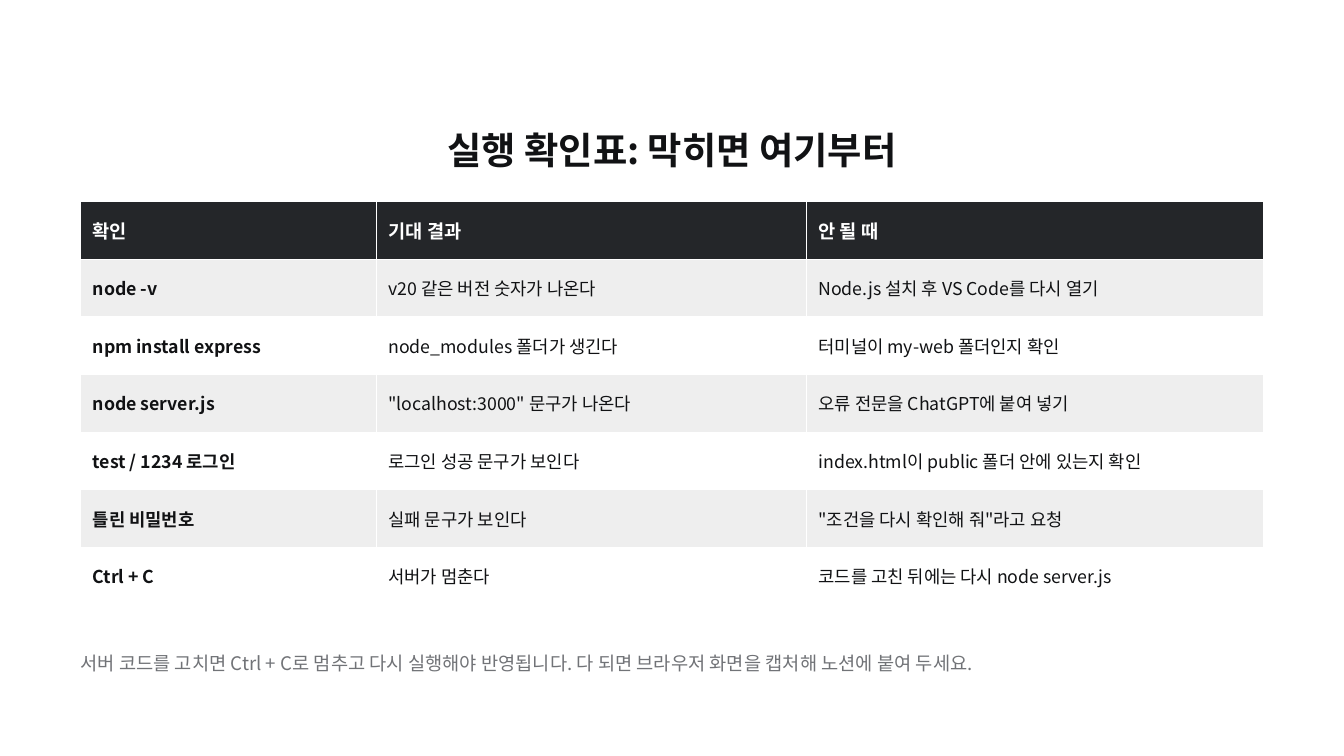
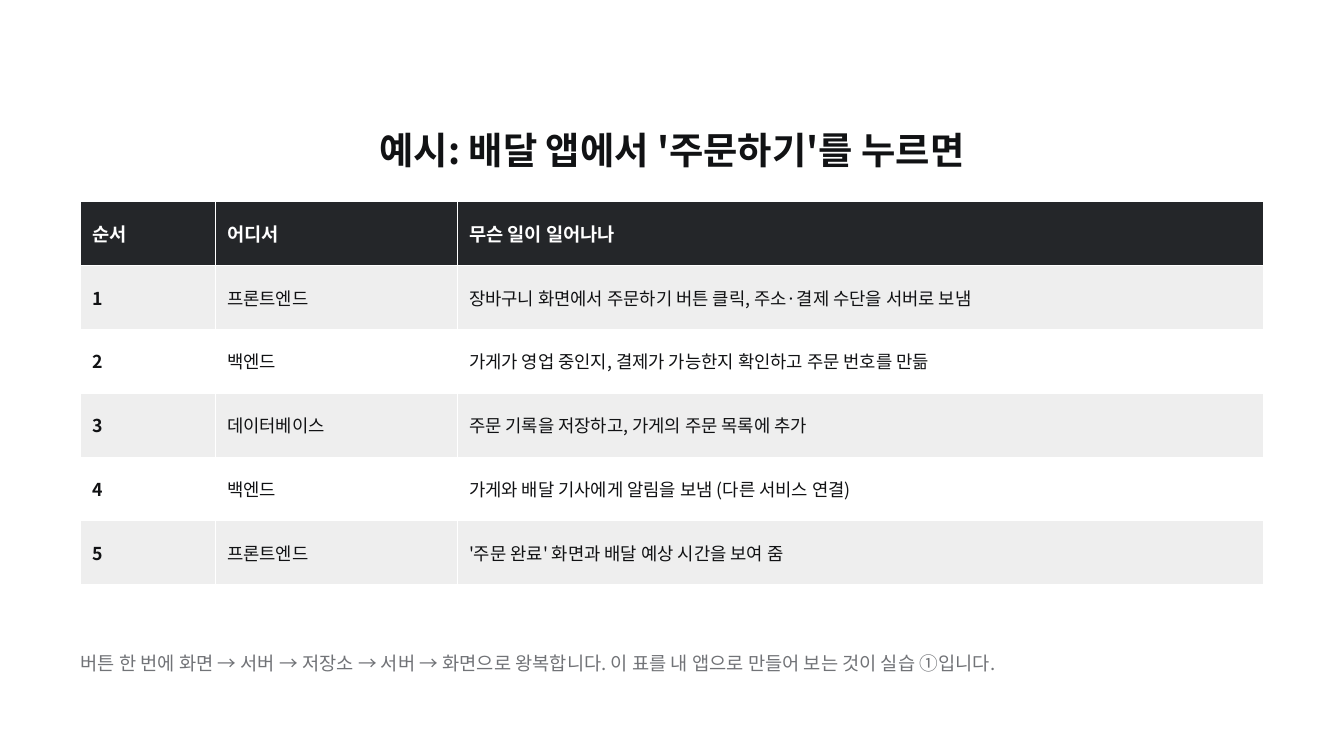
Before and after one commit to pa3757/KPX_knewdeal, a slide deck: slide 17 of instructor/2일차_바이브코딩_Stitch.pptx (slide 20 before the commit). Drawn at 1344x756 pixels with LibreOffice and Linux fonts; fonts in the diff are those of the drawing; background and template pictures are left out. Boxes give left, top, right and bottom in pixels: in the first picture for what was removed or moved away, otherwise in the second. Text is boxed around its words. In the diff, an @@ line names an element or a change of style, - is before the commit and + after.

```diff
--- a/instructor/2일차_바이브코딩_Stitch.pptx
+++ b/instructor/2일차_바이브코딩_Stitch.pptx
@@ title at [380, 132, 964, 168]: text changed @@
-실행 확인표: 막히면 여기부터
+예시: 배달 앱에서 '주문하기'를 누르면
@@ table at [81, 202, 1263, 566] @@
-row 1: 확인 | 기대 결과 | 안 될 때
-row 2: node -v | v20 같은 버전 숫자가 나온다 | Node.js 설치 후 VS Code를 다시 열기
-row 3: npm install express | node_modules 폴더가 생긴다 | 터미널이 my-web 폴더인지 확인
-row 4: node server.js | "localhost:3000" 문구가 나온다 | 오류 전문을 ChatGPT에 붙여 넣기
-row 5: test / 1234 로그인 | 로그인 성공 문구가 보인다 | index.html이 public 폴더 안에 있는지 확인
-row 6: 틀린 비밀번호 | 실패 문구가 보인다 | "조건을 다시 확인해 줘"라고 요청
-row 7: Ctrl + C | 서버가 멈춘다 | 코드를 고친 뒤에는 다시 node server.js
+row 1: 순서 | 어디서 | 무슨 일이 일어나나
+row 2: 1 | 프론트엔드 | 장바구니 화면에서 주문하기 버튼 클릭, 주소·결제 수단을 서버로 보냄
+row 3: 2 | 백엔드 | 가게가 영업 중인지, 결제가 가능한지 확인하고 주문 번호를 만듦
+row 4: 3 | 데이터베이스 | 주문 기록을 저장하고, 가게의 주문 목록에 추가
+row 5: 4 | 백엔드 | 가게와 배달 기사에게 알림을 보냄 (다른 서비스 연결)
+row 6: 5 | 프론트엔드 | '주문 완료' 화면과 배달 예상 시간을 보여 줌
@@ text at [81, 654, 996, 672]: text changed @@
-서버 코드를 고치면 Ctrl + C로 멈추고 다시 실행해야 반영됩니다. 다 되면 브라우저 화면을 캡처해 노션에 붙여 두세요.
+버튼 한 번에 화면 → 서버 → 저장소 → 서버 → 화면으로 왕복합니다. 이 표를 내 앱으로 만들어 보는 것이 실습 ①입니다.
```
Also in this commit, not shown: 6 other slides changed, 4 slides added, 4 slides removed, 37 other files.
